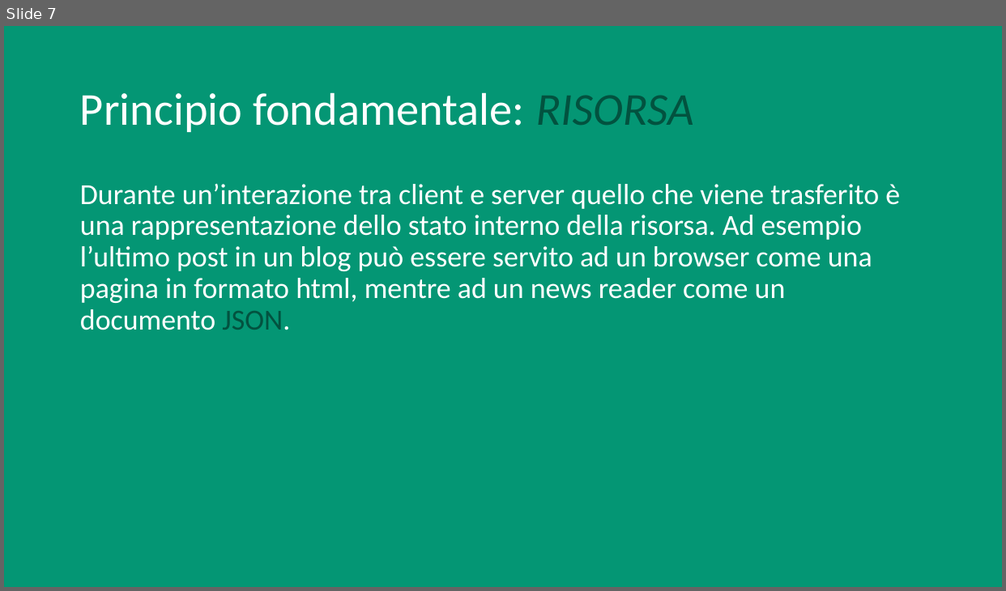
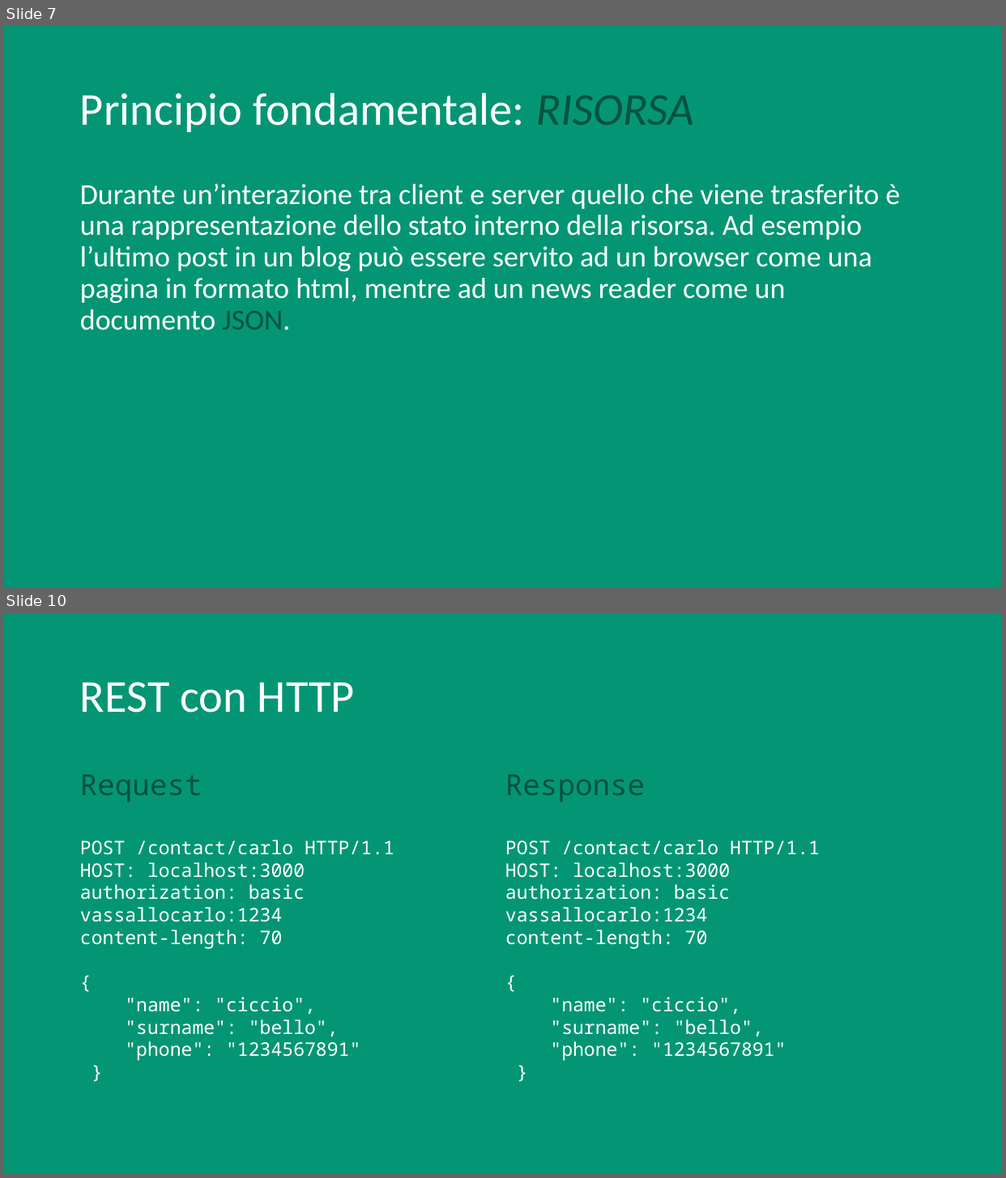
Before and after one commit to vassallocarlo/Tesi-RESTful, a slide deck: REST.pptx. Shown one above the other, each under a label of ours: slide 7 before the commit, slides 7 and 10 after it; the slides between them are not shown. The pictures are 1006x591 and 1006x1178 pixels, drawn with LibreOffice and Linux fonts; fonts in the diff are those of the drawing. Boxes give left, top, right and bottom in pixels: in the first picture for what was removed or moved away, otherwise in the second. Text is boxed around its words. In the diff, an @@ line names an element or a change of style, - is before the commit and + after.

```diff
--- a/REST.pptx
+++ b/REST.pptx
@@ slide 10 added at (4, 613, 1002, 1174), background #049674 @@
@@ title added at (80, 682, 355, 713), 44 pt, text #FFFFFF @@
+REST con HTTP
@@ text added at (80, 774, 394, 1061), 18 pt, text #FFFFFF @@
+Request
+POST /contact/carlo HTTP/1.1
+HOST: localhost:3000
+authorization: basic vassallocarlo:1234
+content-length: 70
+{
+"name": "ciccio",
+"surname": "bello",
+"phone": "1234567891"
+}
@@ text added at (505, 774, 820, 1061), 18 pt, text #FFFFFF @@
+Response
+POST /contact/carlo HTTP/1.1
+HOST: localhost:3000
+authorization: basic vassallocarlo:1234
+content-length: 70
+{
+"name": "ciccio",
+"surname": "bello",
+"phone": "1234567891"
+}
```
Also in this commit, not shown: 2 slides changed, 1 other slide added, 2 other files.
